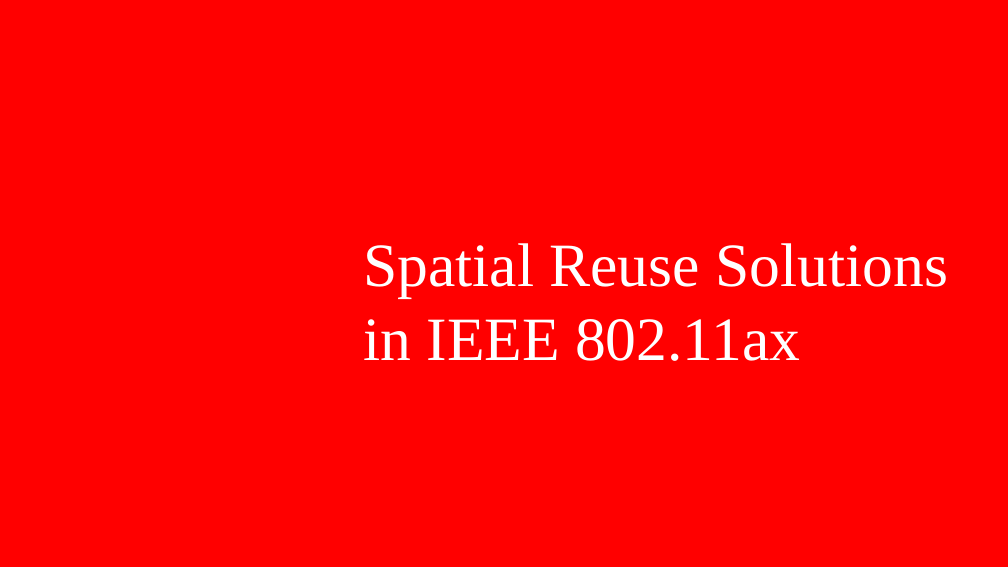
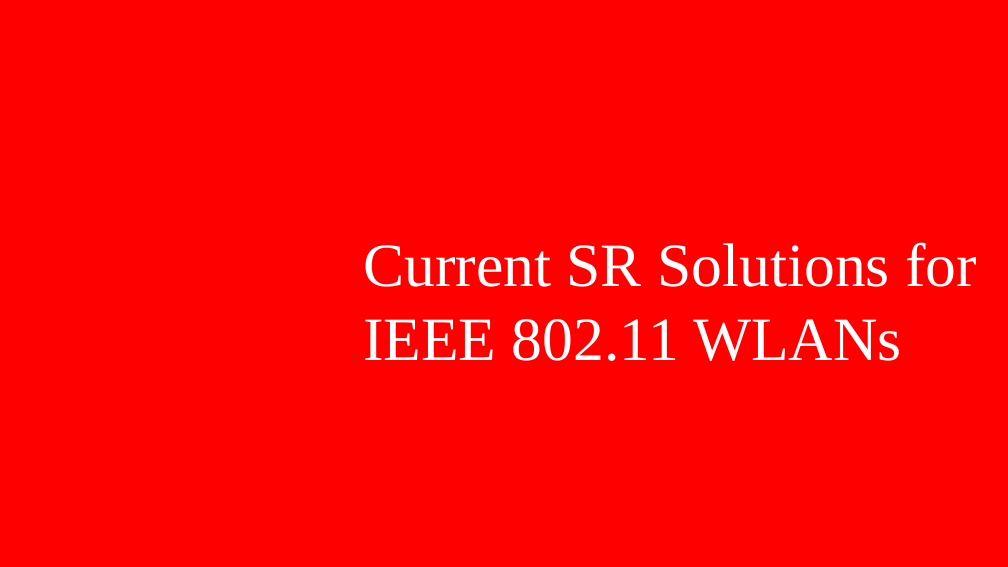
Before and after one commit to BelmY/thesis_proposal, a slide deck: slide 17 of Presentation/thesis_proposal.pptx (slide 18 before the commit). Drawn at 1008x567 pixels with LibreOffice and Linux fonts; fonts in the diff are those of the drawing; background and template pictures are left out. Boxes give left, top, right and bottom in pixels: in the first picture for what was removed or moved away, otherwise in the second. Text is boxed around its words. In the diff, an @@ line names an element or a change of style, - is before the commit and + after.

```diff
--- a/Presentation/thesis_proposal.pptx
+++ b/Presentation/thesis_proposal.pptx
@@ title at box(363, 242, 977, 361): text changed @@
-Spatial Reuse Solutions in IEEE 802.11ax
+Current SR Solutions for IEEE 802.11 WLANs
```
Also in this commit, not shown: 4 other slides changed, 3 slides added, 2 slides removed, 12 other files.
